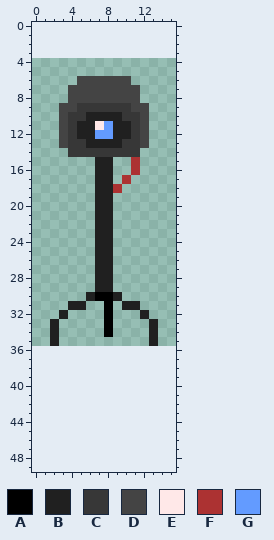
One commit to this pixel-art file: losbehomemauuooooouuuu/Assets/arquivos originais/troca de fase/camera.ase. The picture above was drawn from the file before the commit.
16x32 pixels, 1 frame. Colours within 5 levels of each other are drawn and written as one. The old version is drawn lined up with the new one, on the new canvas.
Palette (. is transparent): A #000000  B #202020  C #373737  D #444444  E #ffe8e8  F #ac3232  G #639bff
Pixels before, first column x 2:
 6 ...DDDDDD...
 7 ..DDDDDDDD..
 8 ..DDDDDDDD..
 9 .DDCCCCCCDD.
10 .DCCBBBBCCD.
11 .DCBBEGBBCD.
12 .DCBBGGBBCD.
13 .DCCBBBBCCD.
14 ..CCCCCCCC..
15 .....BB..F..
16 .....BB..F..
17 .....BB.F...
18 .....BBF....
19 .....BB.....
20 .....BB.....
21 .....BB.....
22 .....BB.....
23 .....BB.....
24 .....BB.....
25 .....BB.....
26 .....BB.....
27 .....BB.....
28 .....BB.....
29 .....BB.....
30 ....BAAB....
31 ..BB..A.BB..
32 .B....A...B.
33 B.....A....B
34 B.....A....B
35 B..........B
Once edited:
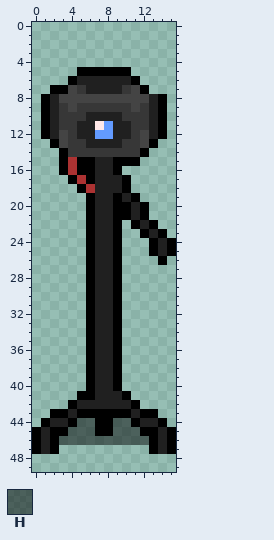
Colours new in this view: H #0000007d
Difference:
canvas 16x32 -> 16x50, the old top-left corner now at 0,4
Changed rows in their new state; - is an unchanged pixel.
first column x 0:
 5 -----AAAAAA-----
 6 ----ABBBBBBA----
 7 --AA-CBBBBC-A---
 8 -ABD--------DBA-
 9 -ABC--------CBA-
10 -ABC--------CBA-
11 -ABC--------CBA-
12 -AB----------BA-
13 --A----------A--
14 ---A--------A---
15 ---AFAA--AAA----
16 ---AFAA--A-.----
17 ----AFA--BA-----
18 -----AF--BA-----
19 ------A--ABA----
20 ------A--AABA---
21 ------A--AABA---
22 ------A--A-ABA--
23 ------A--A--ABA-
24 ------A--A---ABA
25 ------A--A---ABA
26 ------A--A----A-
27 ------A--A------
28 ------A--A------
29 ------A--A------
30 ------ABBA------
31 ----..ABBA..----
32 ---.--ABBA--.---
33 --.---ABBA---.--
34 --.---ABBA---.--
35 --.---ABBA---.--
36 ------ABBA------
37 ------ABBA------
38 ------ABBA------
39 ------ABBA------
40 ------ABBA------
41 -----AABBBA-----
42 ----ABBBBBBA----
43 --AABAAAAAABAA--
44 -ABBAHHAAHHABBA-
45 ABAAHHHAAHHHAABA
46 ABAHHHHHHHHHHABA
47 ABA----------ABA
